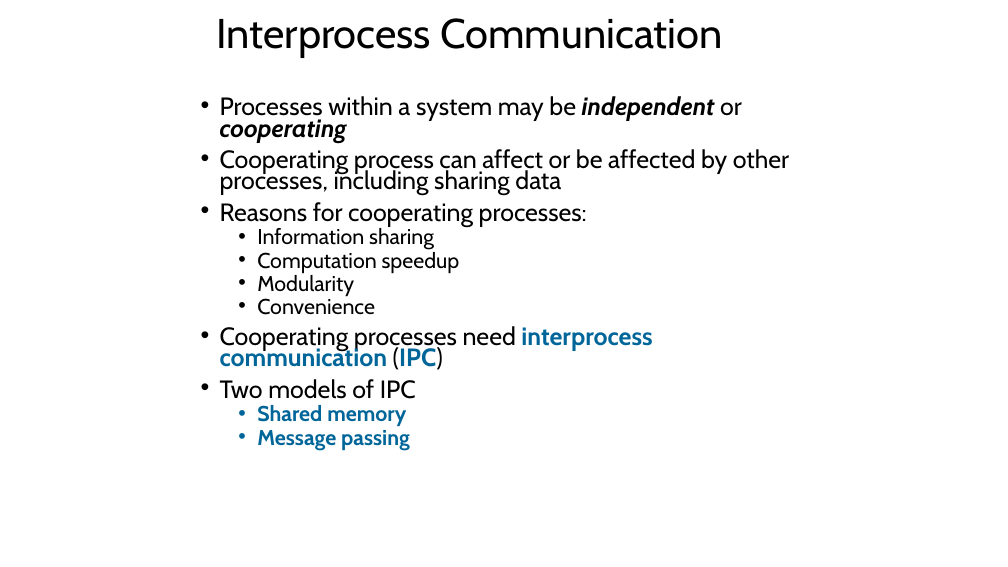
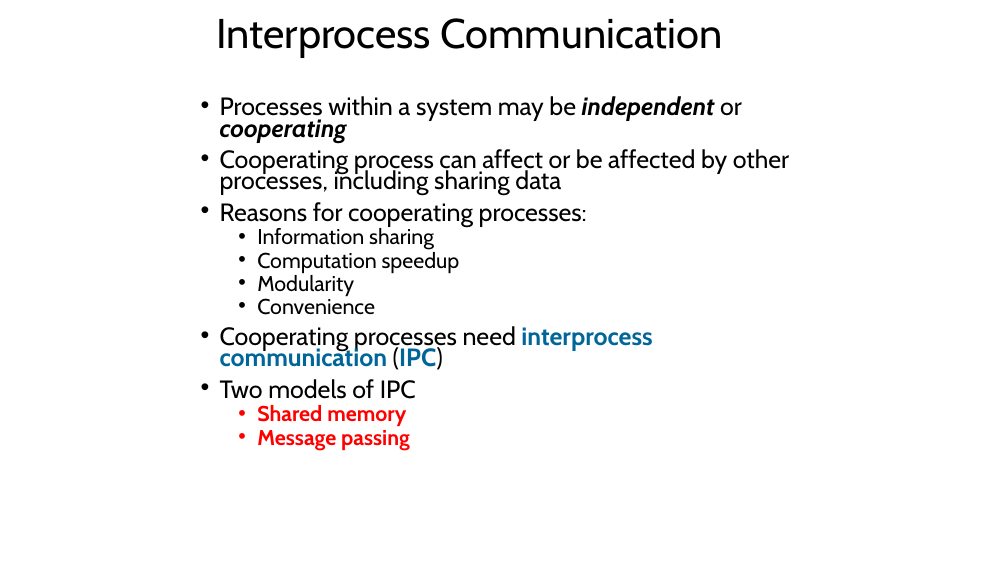
Before and after one commit to 2ViShAlv1/Operating_System, a slide deck: slide 28 of PPT/Process-mgmt-1.pptx. Drawn at 1008x567 pixels with LibreOffice and Linux fonts; fonts in the diff are those of the drawing. Boxes give left, top, right and bottom in pixels: in the first picture for what was removed or moved away, otherwise in the second. Text is boxed around its words. In the diff, an @@ line names an element or a change of style, - is before the commit and + after.

```diff
--- a/PPT/Process-mgmt-1.pptx
+++ b/PPT/Process-mgmt-1.pptx
@@ text at bbox=[257, 405, 410, 451]: text colour #006699 to #FF0000 in "Shared memory", "Message passing" @@
```
Also in this commit, not shown: 4 other slides changed, 5 other files.
